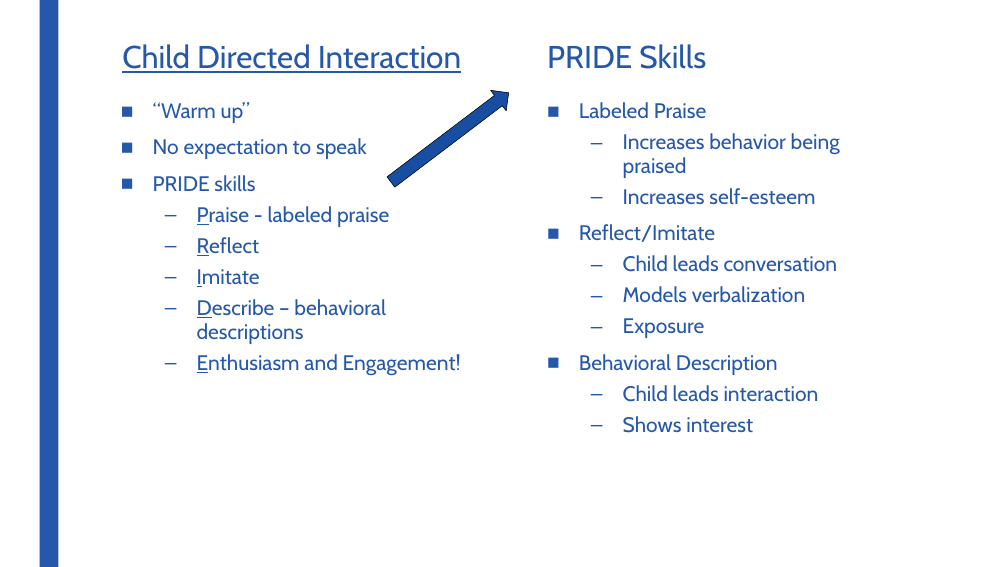
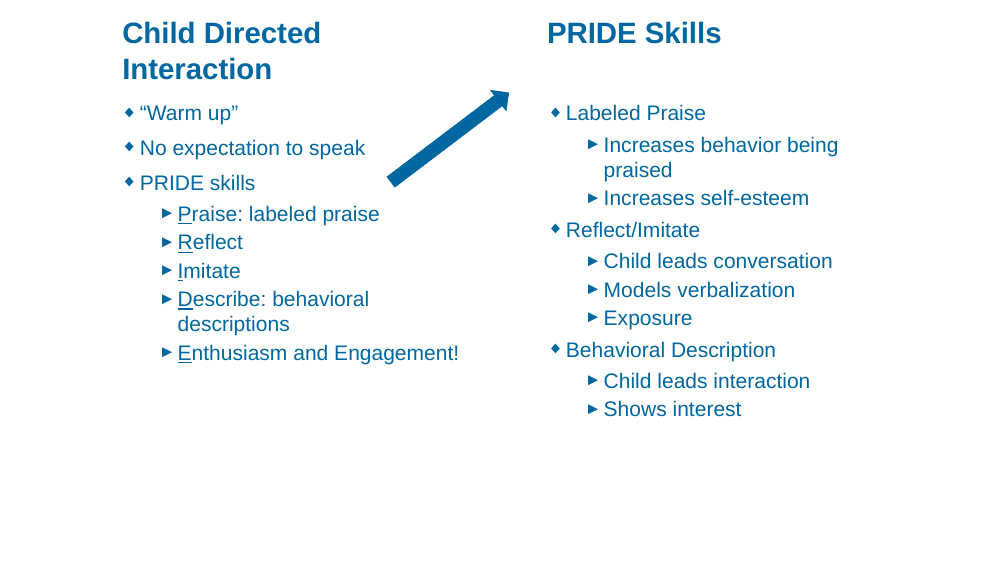
Before and after one commit to ChildMindInstitute/RA-Didactics, a slide deck: slide 14 of Clinical_Disorders/Selective_Mutism.pptx (slide 15 before the commit). Drawn at 1008x567 pixels with LibreOffice and Linux fonts; fonts in the diff are those of the drawing; background and template pictures are left out. Boxes give left, top, right and bottom in pixels: in the first picture for what was removed or moved away, otherwise in the second. Text is boxed around its words. In the diff, an @@ line names an element or a change of style, - is before the commit and + after.

```diff
--- a/Clinical_Disorders/Selective_Mutism.pptx
+++ b/Clinical_Disorders/Selective_Mutism.pptx
@@ rectangle removed at [39,0,58,567] @@
@@ text "Child Directed Interaction" at [122,21,322,80]: size 30 to 28 pt, font Cabin to Arial, text colour #2658AA to #0067A0, bold on, underline off; line spacing 0.84 to 1; more space between paragraphs; vertical alignment bottom to top @@
@@ text "PRIDE Skills" at [547,21,722,44]: size 30 to 28 pt, font Cabin to Arial, text colour #2658AA to #0067A0, bold on; line spacing 0.84 to 1; more space between paragraphs; vertical alignment bottom to top @@
@@ right arrow at [383,83,516,192]: fill #184EA1 to #0067A0; outline #000000 0.5 pt to #0067A0 0.5 pt @@
@@ text at [140,105,459,364]: font Cabin to Arial, text colour #2658AA to #0067A0 in "“Warm up”", "No expectation to speak", "PRIDE skills", "Reflect" and 2 more places; bullet ■ to ◆; line spacing 0.94 to 1; less space between paragraphs; bullet – to ► @@
@@ text "Labeled Praise" at [566,104,838,417]: font Cabin to Arial, text colour #2658AA to #0067A0; bullet ■ to ◆; line spacing 0.94 to 1; less space between paragraphs; bullet – to ► @@
@@ text at [178,205,380,226]: text changed; font Cabin to Arial; text colour #2658AA to #0067A0 @@
-  – Praise - labeled praise
+  ► Praise: labeled praise
@@ text at [178,290,369,336]: text changed; font Cabin to Arial; text colour #2658AA to #0067A0 @@
-  – Describe – behavioral descriptions
+  ► Describe: behavioral descriptions
```
Also in this commit, not shown: 17 other slides changed, 1 slide removed.
